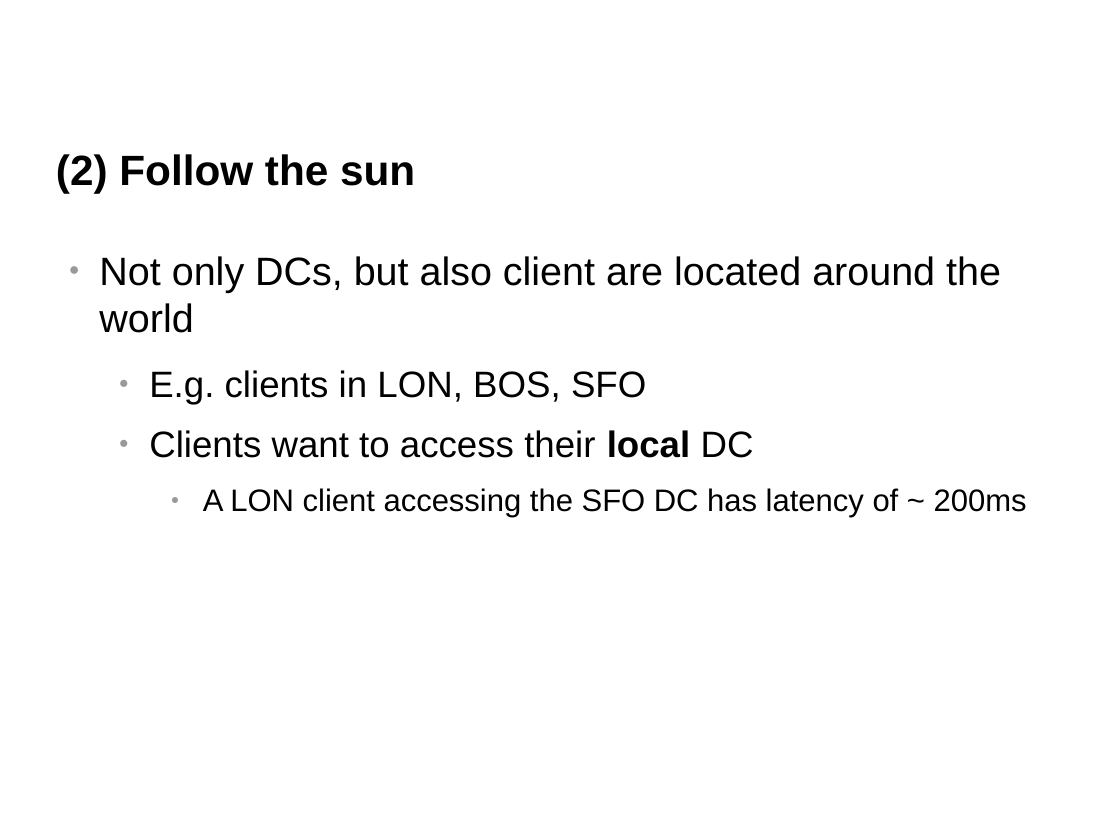
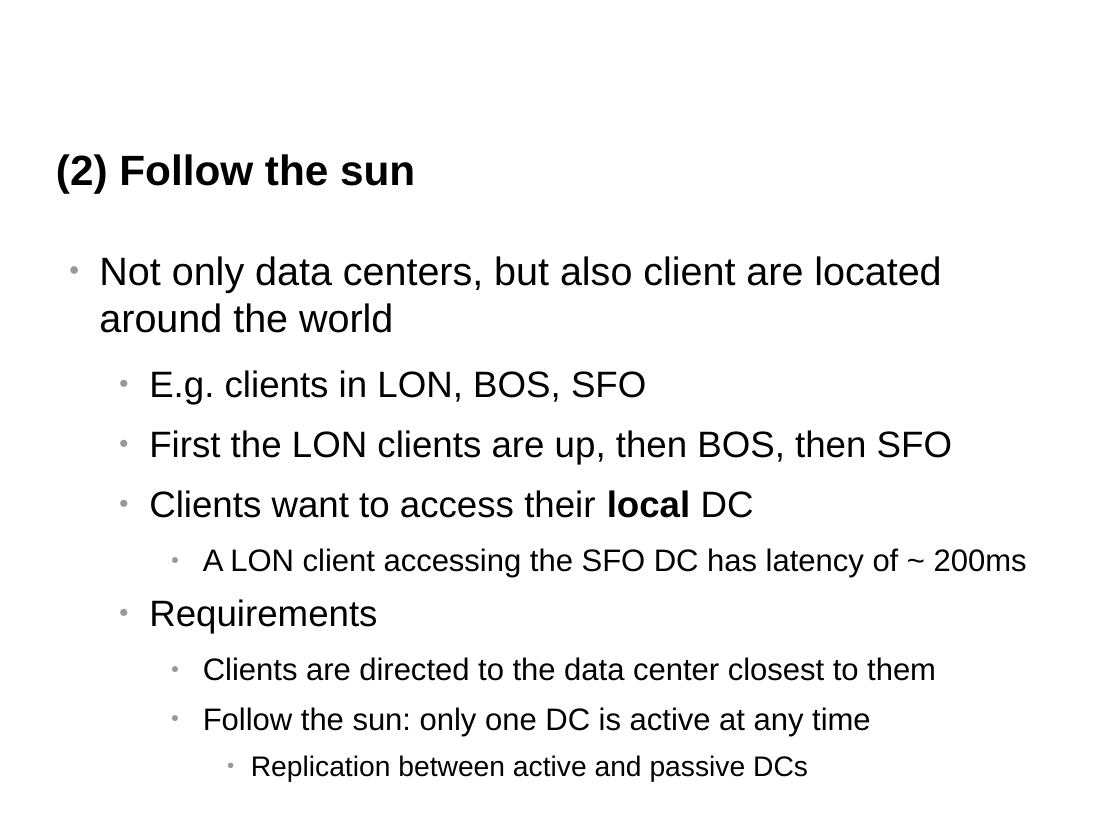
Before and after one commit to belaban/jdg-client, a slide deck: slide 9 of docs/xsite.odp. Drawn at 1120x840 pixels with LibreOffice and Linux fonts; fonts in the diff are those of the drawing; background and template pictures are left out. Boxes give left, top, right and bottom in pixels: in the first picture for what was removed or moved away, otherwise in the second. Text is boxed around its words. In the diff, an @@ line names an element or a change of style, - is before the commit and + after.

Commit message:
JBossWorld 2013 presentation update

```diff
--- a/docs/xsite.odp
+++ b/docs/xsite.odp
@@ text at [99, 256, 941, 333]: text changed @@
-● Not only DCs, but also client are located around the world
+● Not only data centers, but also client are located around the world
@@ text at [149, 430, 952, 464]: paragraph added @@
+  ● First the LON clients are up, then BOS, then SFO
@@ text at [149, 599, 936, 782]: paragraphs added @@
+  ● Requirements
+    ● Clients are directed to the data center closest to them
+    ● Follow the sun: only one DC is active at any time
+      ● Replication between active and passive DCs
```
Also in this commit, not shown: 3 other slides changed, 1 slide added, 1 slide removed.
